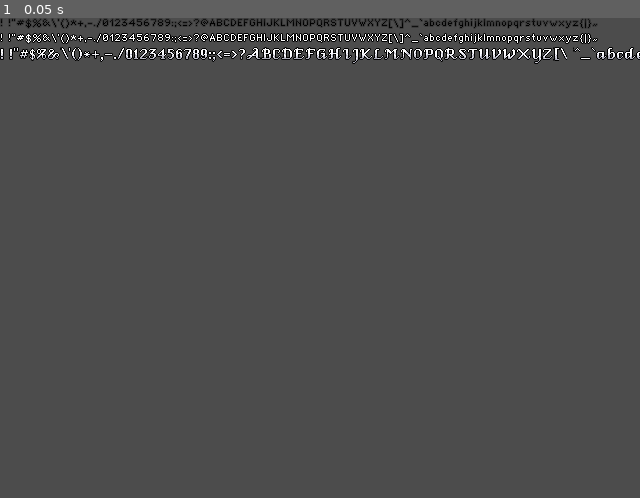
Above: before the commit, frame 1.
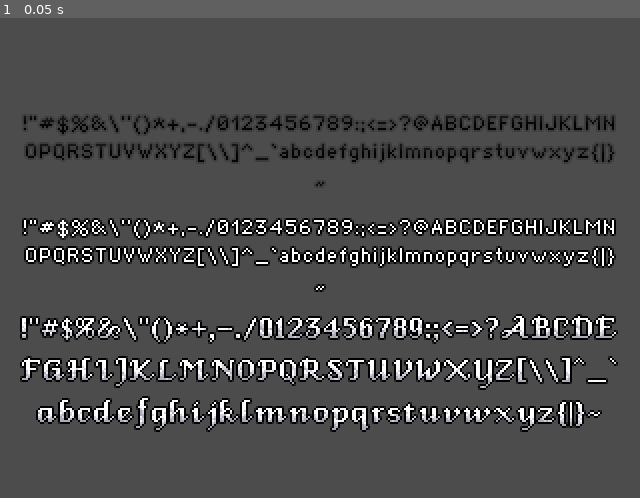
Above: after the commit, the same moment.

Repository: rakkarage/PixelInterface
Game: Godot game, scene res://Fonts.tscn
Same seed, same stepped clock (60 frames per second), same inputs: the game is played once before the commit and once after it. Before the commit the project starts from res://Test.tscn.
Inputs:
- Up to frame 1 (0.05 s): no input

The runs differ from the first frame. In frame 1, 19% of the frame differs, in the area x 0-100%, y 0-87%.

Commit message:
fix venice

Diff:
--- a/Test.tscn
+++ /dev/null
@@ -1,42 +0,0 @@
-[gd_scene load_steps=4 format=2]
-
-[ext_resource path="res://Font/SuperBlack.fnt" type="BitmapFont" id=1]
-[ext_resource path="res://Font/Superwhite.fnt" type="BitmapFont" id=2]
-[ext_resource path="res://Font/Venice.fnt" type="BitmapFont" id=3]
-
-[node name="Test" type="Control"]
-anchor_right = 1.0
-anchor_bottom = 1.0
-__meta__ = {
-"_edit_use_anchors_": false
-}
-
-[node name="VBoxContainer" type="VBoxContainer" parent="."]
-margin_right = 40.0
-margin_bottom = 40.0
-__meta__ = {
-"_edit_use_anchors_": false
-}
-
-[node name="Label1" type="Label" parent="VBoxContainer"]
-margin_right = 884.0
-margin_bottom = 12.0
-custom_fonts/font = ExtResource( 1 )
-text = "! !\"#$%&\\'()*+,-./0123456789:;<=>?@ABCDEFGHIJKLMNOPQRSTUVWXYZ[\\]^_`abcdefghijklmnopqrstuvwxyz{|}~"
-valign = 1
-
-[node name="Label2" type="Label" parent="VBoxContainer"]
-margin_top = 16.0
-margin_right = 884.0
-margin_bottom = 27.0
-custom_fonts/font = ExtResource( 2 )
-text = "! !\"#$%&\\'()*+,-./0123456789:;<=>?@ABCDEFGHIJKLMNOPQRSTUVWXYZ[\\]^_`abcdefghijklmnopqrstuvwxyz{|}~"
-valign = 1
-
-[node name="Label3" type="Label" parent="VBoxContainer"]
-margin_top = 31.0
-margin_right = 884.0
-margin_bottom = 45.0
-custom_fonts/font = ExtResource( 3 )
-text = "! !\"#$%&\\'()*+,-./0123456789:;<=>?@ABCDEFGHIJKLMNOPQRSTUVWXYZ[\\]^_`abcdefghijklmnopqrstuvwxyz{|}~"
-valign = 1
--- a/project.godot
+++ b/project.godot
@@ -16,7 +16,7 @@
 [application]
 
 config/name="PixelInterface"
-run/main_scene="res://Test.tscn"
+run/main_scene="res://Fonts.tscn"
 
 [display]
 
Not shown, changed: Font/SuperBlack.fnt
Not shown, changed: Font/Superwhite.fnt
Not shown, changed: Font/Venice.fnt
